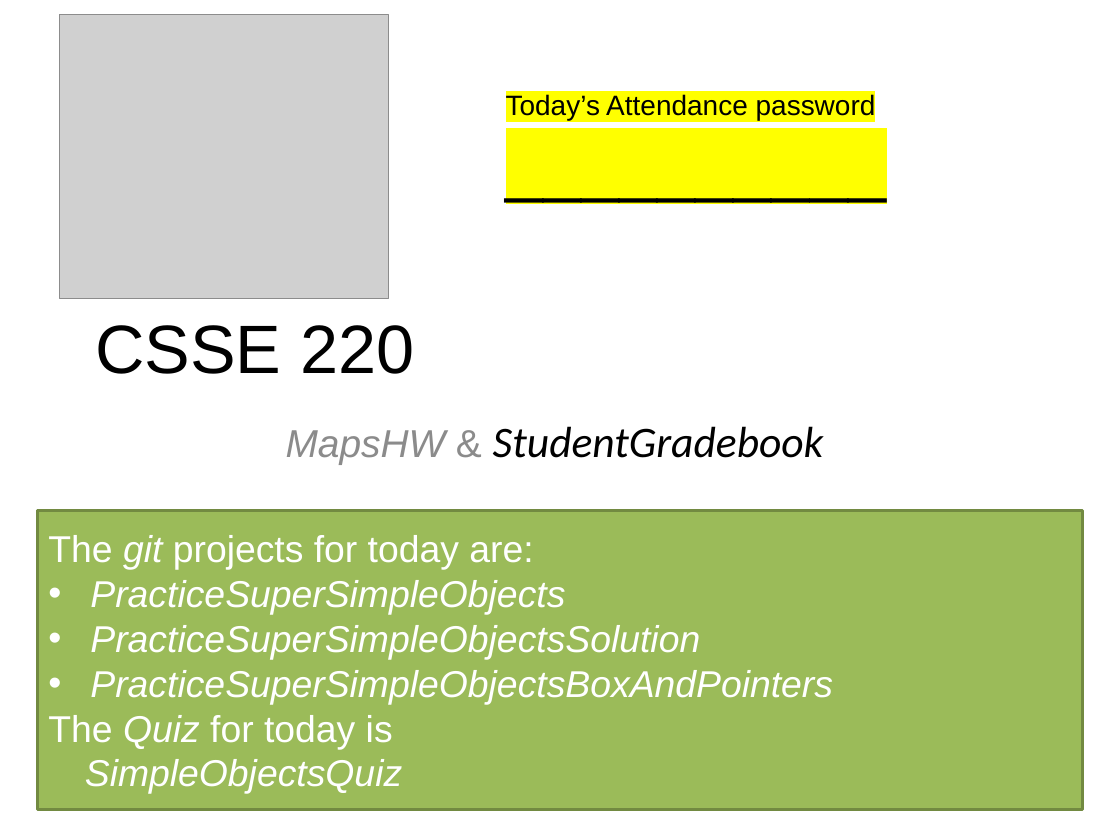
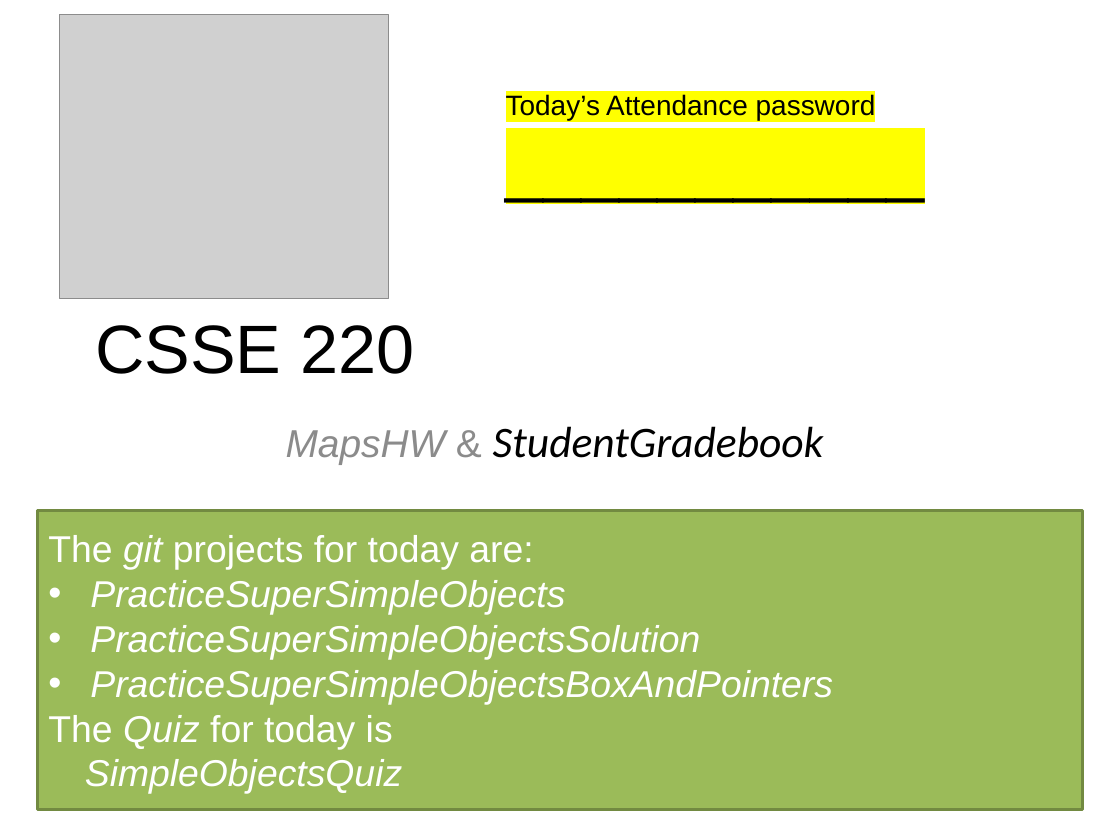
Before and after one commit to RHIT-CSSE/csse220, a slide deck: slide 1 of ClassMaterials/SimpleObjects/Slides/Part1-TodaysStartup.pptx. Drawn at 1120x840 pixels with LibreOffice and Linux fonts; fonts in the diff are those of the drawing; grey boxes stand for pictures. Boxes give left, top, right and bottom in pixels: in the first picture for what was removed or moved away, otherwise in the second. Text is boxed around its words. In the diff, an @@ line names an element or a change of style, - is before the commit and + after.

```diff
--- a/ClassMaterials/SimpleObjects/Slides/Part1-TodaysStartup.pptx
+++ b/ClassMaterials/SimpleObjects/Slides/Part1-TodaysStartup.pptx
@@ text at box(506, 94, 876, 121): text changed @@
-__________
+___________
```
Also in this commit, not shown: 8 other files.
